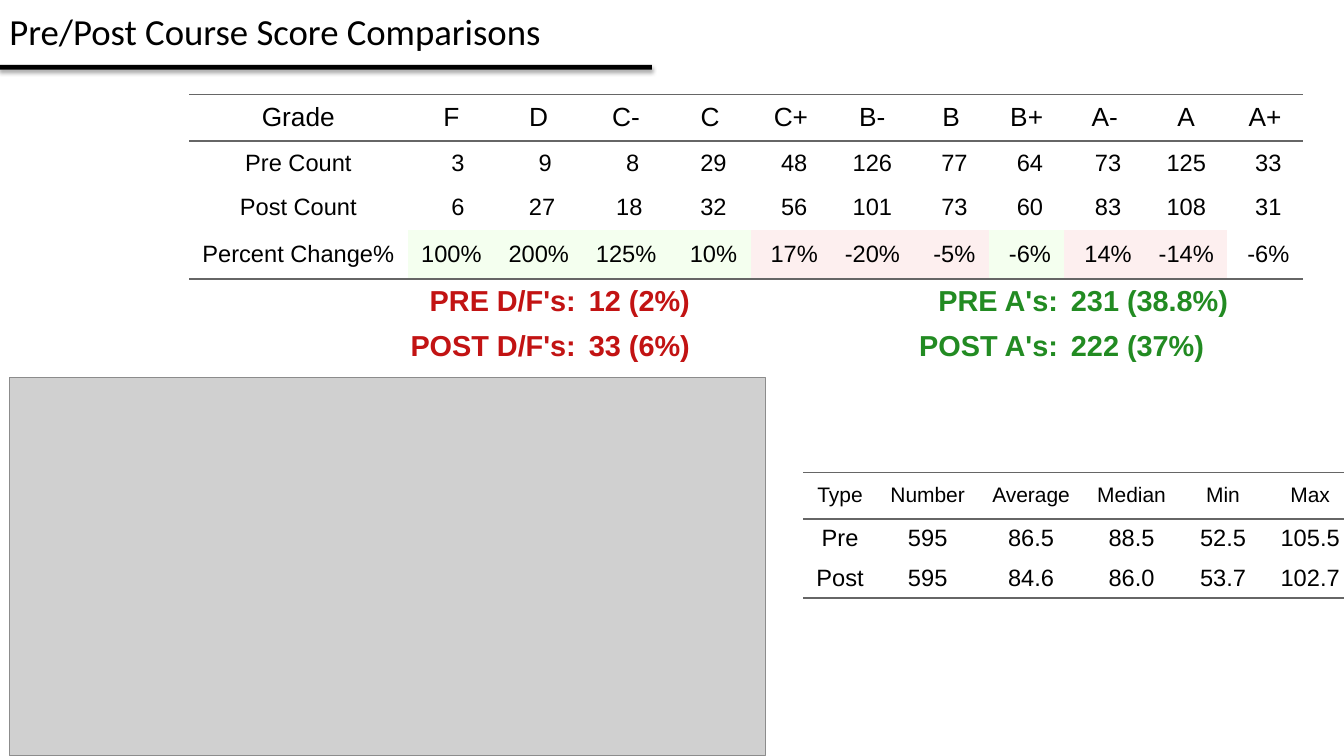
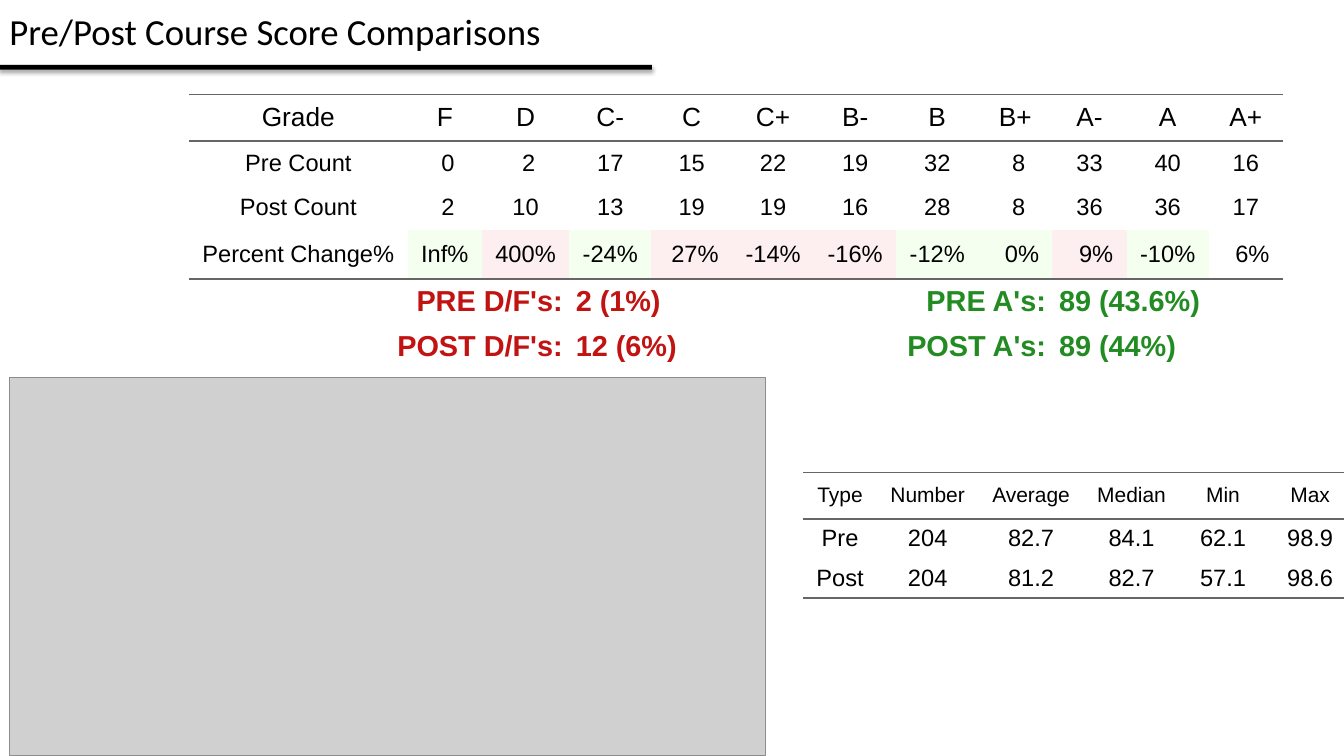
Before and after one commit to kfilip10/grade-analysis-tool-win, a slide deck: slide 2 of shiny/test.pptx. Drawn at 1344x756 pixels with LibreOffice and Linux fonts; fonts in the diff are those of the drawing; grey boxes stand for pictures. Boxes give left, top, right and bottom in pixels: in the first picture for what was removed or moved away, otherwise in the second. Text is boxed around its words. In the diff, an @@ line names an element or a change of style, - is before the commit and + after.

```diff
--- a/shiny/test.pptx
+++ b/shiny/test.pptx
@@ table at box(189, 95, 1285, 378) @@
-row 2: Pre Count | 3 | 9 | 8 | 29 | 48 | 126 | 77 | 64 | 73 | 125 | 33
+row 2: Pre Count | 0 | 2 | 17 | 15 | 22 | 19 | 32 | 8 | 33 | 40 | 16
-row 3: Post Count | 6 | 27 | 18 | 32 | 56 | 101 | 73 | 60 | 83 | 108 | 31
+row 3: Post Count | 2 | 10 | 13 | 19 | 19 | 16 | 28 | 8 | 36 | 36 | 17
-row 4: Percent Change% | 100% | 200% | 125% | 10% | 17% | -20% | -5% | -6% | 14% | -14% | -6%
+row 4: Percent Change% | Inf% | 400% | -24% | 27% | -14% | -16% | -12% | 0% | 9% | -10% | 6%
-row 5, column 4: 12 (2%)
+row 5, column 4: 2 (1%)
-row 5, column 10: 231 (38.8%)
+row 5, column 10: 89 (43.6%)
-row 6, column 4: 33 (6%)
+row 6, column 4: 12 (6%)
-row 6, column 10: 222 (37%)
+row 6, column 10: 89 (44%)
@@ fill #F4FFEF to #FDEFEF in 2 cells @@
@@ fill #FDEFEF to #F4FFEF in 2 cells @@
@@ table: place and size @@
-table at box(189, 95, 1303, 378)
+table at box(189, 95, 1285, 378)
@@ table at box(803, 473, 1344, 756) @@
-row 2: Pre | 595 | 86.5 | 88.5 | 52.5 | 105.5
+row 2: Pre | 204 | 82.7 | 84.1 | 62.1 | 98.9
-row 3: Post | 595 | 84.6 | 86.0 | 53.7 | 102.7
+row 3: Post | 204 | 81.2 | 82.7 | 57.1 | 98.6
```
Also in this commit, not shown: 6 other slides changed, 11 slides removed, 22 other files.
